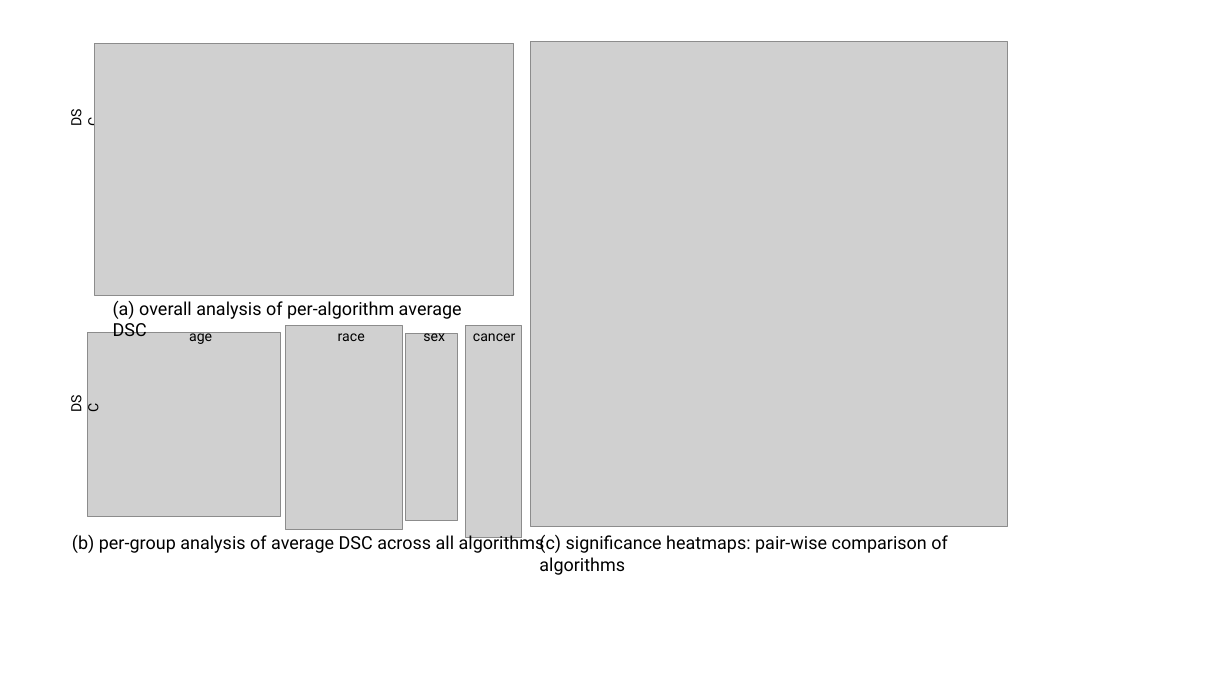
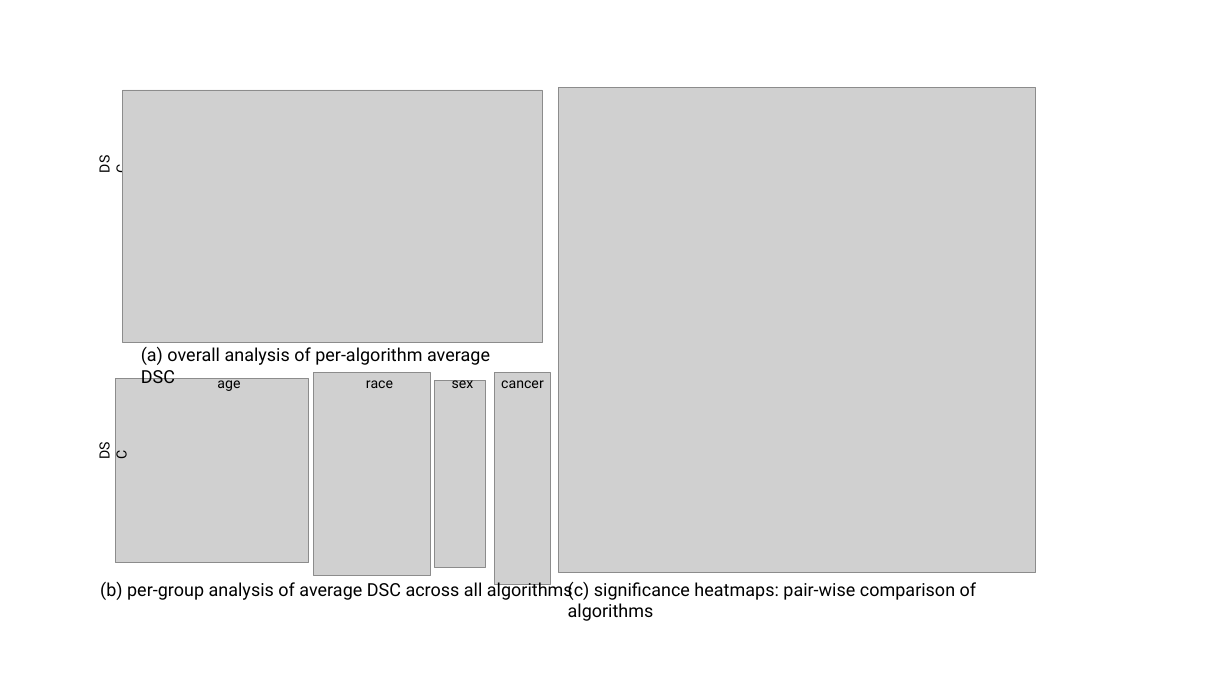
Before and after one commit to MrGiovanni/Touchstone, a slide deck: slide 1 of utils/JHHAnalysis.pptx. Drawn at 1232x693 pixels with LibreOffice and Linux fonts; fonts in the diff are those of the drawing; grey boxes stand for pictures. Boxes give left, top, right and bottom in pixels: in the first picture for what was removed or moved away, otherwise in the second. Text is boxed around its words. In the diff, an @@ line names an element or a change of style, - is before the commit and + after.

```diff
--- a/utils/JHHAnalysis.pptx
+++ b/utils/JHHAnalysis.pptx
@@ rectangle added at [89, 85, 1059, 603], fill #FFFFFF, outline #FFFFFF 1.5 pt @@
@@ 9 texts, 5 pictures: place and size @@
-9 texts, 5 pictures at [72, 42, 1007, 575]
+9 texts, 5 pictures at [100, 88, 1036, 621]
@@ picture: place and size @@
-picture at [286, 326, 403, 530]
+picture at [313, 372, 431, 576]
```
Also in this commit, not shown: 1 other file.
